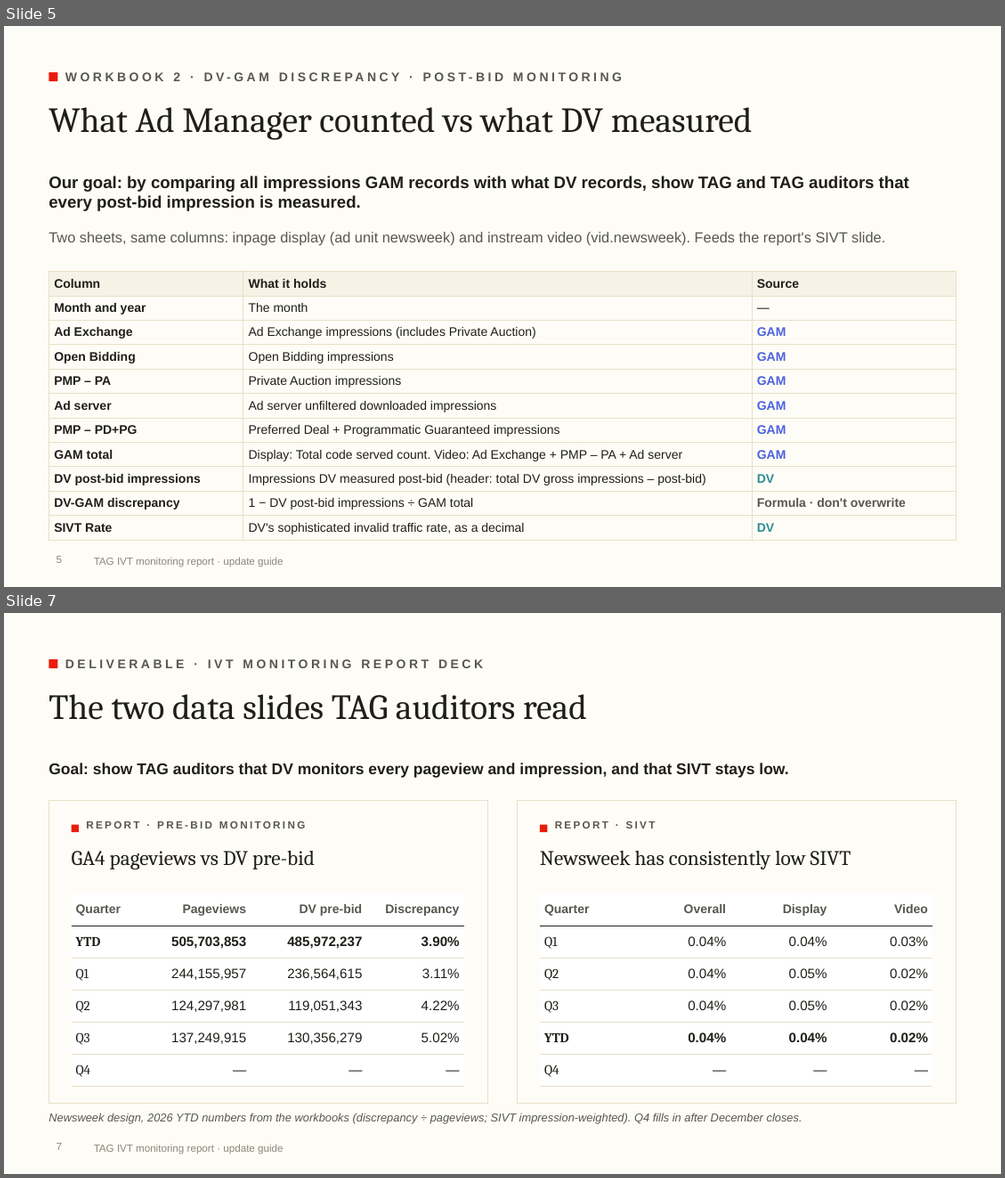
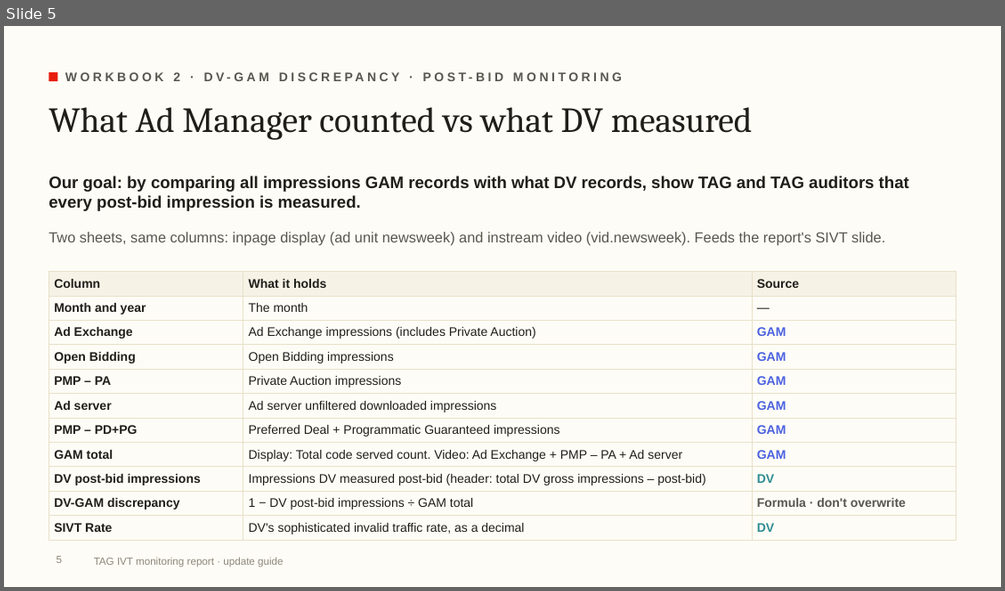
Before and after one commit to rogerhirano-nw/yield-dashboard, a slide deck: docs/TAG_IVT_Report_Update_Guide.pptx. Shown one above the other, each under a label of ours: slides 5 and 7 before the commit, slide 5 after it; the slides between them are not shown. The pictures are 1005x1178 and 1005x591 pixels, drawn with LibreOffice and Linux fonts; fonts in the diff are those of the drawing; background and template pictures are left out. Boxes give left, top, right and bottom in pixels: in the first picture for what was removed or moved away, otherwise in the second. Text is boxed around its words. In the diff, an @@ line names an element or a change of style, - is before the commit and + after.

```diff
--- a/docs/TAG_IVT_Report_Update_Guide.pptx
+++ b/docs/TAG_IVT_Report_Update_Guide.pptx
@@ slide 7 removed at (x1=4, y1=613, x2=1001, y2=1174), background #FEFCF6; not listed: 2 template elements that a slide beside it also shows @@
@@ text removed at (x1=65, y1=659, x2=483, y2=668) @@
-DELIVERABLE · IVT MONITORING REPORT DECK
@@ title removed at (x1=48, y1=694, x2=587, y2=720) @@
-The two data slides TAG auditors read
@@ text removed at (x1=48, y1=763, x2=788, y2=778) @@
-Goal: show TAG auditors that DV monitors every pageview and impression, and that SIVT stays low.
@@ rectangle removed at (x1=48, y1=800, x2=488, y2=1103) @@
@@ rectangle removed at (x1=72, y1=825, x2=79, y2=832) @@
@@ text removed at (x1=86, y1=821, x2=305, y2=828) @@
-REPORT · PRE-BID MONITORING
@@ rectangle removed at (x1=518, y1=800, x2=956, y2=1103) @@
@@ rectangle removed at (x1=540, y1=825, x2=548, y2=832) @@
@@ text removed at (x1=555, y1=821, x2=655, y2=828) @@
-REPORT · SIVT
@@ text removed at (x1=72, y1=850, x2=315, y2=869) @@
-GA4 pageviews vs DV pre-bid
@@ text removed at (x1=540, y1=851, x2=851, y2=869) @@
-Newsweek has consistently low SIVT
@@ table removed at (x1=72, y1=893, x2=464, y2=1080), 6 rows, 4 columns @@
-Quarter | Pageviews | DV pre-bid | Discrepancy
-YTD | 505,703,853 | 485,972,237 | 3.90%
-Q1 | 244,155,957 | 236,564,615 | 3.11%
-Q2 | 124,297,981 | 119,051,343 | 4.22%
-Q3 | 137,249,915 | 130,356,279 | 5.02%
-Q4 | — | — | —
@@ table removed at (x1=540, y1=893, x2=933, y2=1080), 6 rows, 4 columns @@
-Quarter | Overall | Display | Video
-Q1 | 0.04% | 0.04% | 0.03%
-Q2 | 0.04% | 0.05% | 0.02%
-Q3 | 0.04% | 0.05% | 0.02%
-YTD | 0.04% | 0.04% | 0.02%
-Q4 | — | — | —
@@ text removed at (x1=48, y1=1112, x2=802, y2=1124) @@
-Newsweek design, 2026 YTD numbers from the workbooks (discrepancy ÷ pageviews; SIVT impression-weighted). Q4 fills in after December closes.
@@ page number removed at (x1=57, y1=1143, x2=62, y2=1150) @@
-7
```
Also in this commit, not shown: 4 slides changed, 2 slides added, 2 other files.
